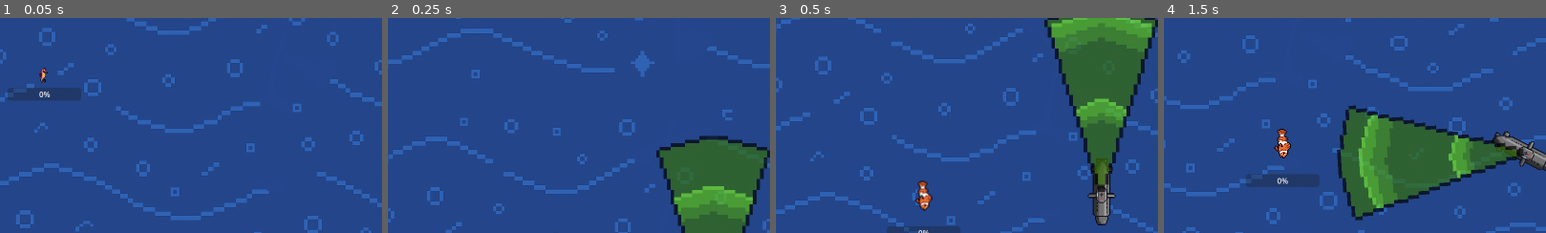
Above: before the commit, frames 1-4 (left to right).
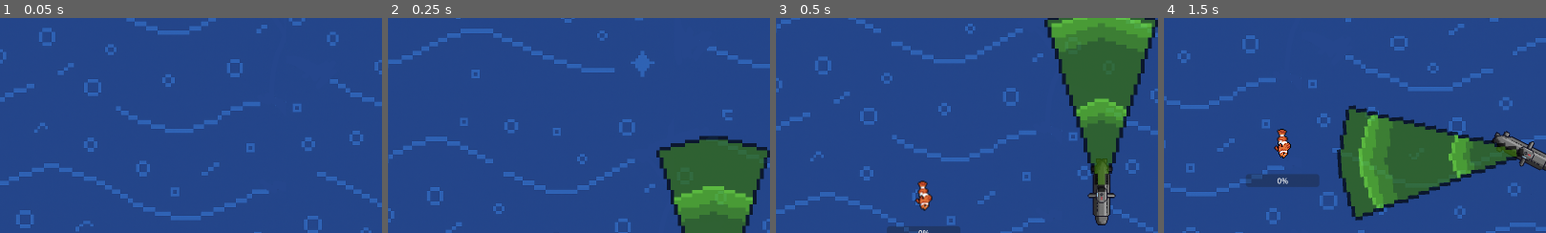
Above: after the commit, the same moments.

Repository: AbuHarambe/Deepsea_Invaders
Game: Godot game, scene res://Scenes/main.tscn
The game is run twice, just before and just after one commit, with the same random seed, the same clock (stepped at 60 frames per second) and the same inputs. This scene is started directly instead of the project's main scene. The engine's default icon, where the game draws it, is replaced by a stand-in: a white triangle on a blue panel in a dark square.
Inputs (mouse positions are % of the whole screen's width and height, from its top left):
- Up to frame 1 (0.05 s): no input
- Up to frame 2 (0.25 s): no input
- Up to frame 3 (0.5 s): no input
- Up to frame 4 (1.5 s): move the mouse to (72, 45) at 0.52 s; hold D (Right) 0.53-1.28 s; click (72, 45) at 0.67 s; move the mouse to (30, 55) at 1.27 s; hold S (Down) from 1.28 s (still down)
The pictures show only the part of the screen within x 7-57%, y 21-71%; the shares and areas given below are measured in that part.

The runs differ from the first frame. In frame 1, 1.2% of the frame differs, in the area x 2-22%, y 23-39%; in frame 2, nothing differs; in frame 3, nothing differs; in frame 4, nothing differs.

Commit message:
Bug Fixes
Alle Fische und Fisch Klassen wie sniper oder assassin müssen CharacterBody2D als Ursprungs Node also ganz oben haben.

Und achte bitte auch die Ordnerstruktur dann ist auch für dich einfacher durch zu klicken

Diff:
--- a/Menus/Scripts/wiki_entry_block.gd
+++ b/Menus/Scripts/wiki_entry_block.gd
@@ -81,7 +81,7 @@
 
 
 func _on_button_pressed() -> void:
-	var popup_scene: PackedScene = load("res://Scenes/wiki_entry_popup.tscn")
+	var popup_scene: PackedScene = load("res://Menus/Scenes/wiki_entry_popup.tscn")
 	var popup: Control = popup_scene.instantiate()
 
 	# Find the wiki menu instance this block belongs to
--- a/Scenes/main.tscn
+++ b/Scenes/main.tscn
@@ -1,10 +1,9 @@
-[gd_scene load_steps=8 format=3 uid="uid://dktdyic4puxgw"]
+[gd_scene load_steps=7 format=3 uid="uid://dktdyic4puxgw"]
 
 [ext_resource type="PackedScene" uid="uid://bg4a3kqnpolqt" path="res://Entities/Player/player.tscn" id="1_jjgbg"]
 [ext_resource type="Script" uid="uid://dc4utg2h24prv" path="res://Scripts/main.gd" id="1_jjvhh"]
 [ext_resource type="PackedScene" uid="uid://c38uipep74dgj" path="res://Scenes/background.tscn" id="2_ynf5e"]
 [ext_resource type="PackedScene" uid="uid://dj1shnag1egsc" path="res://Entities/Bars/health_bar.tscn" id="3_8gbba"]
-[ext_resource type="PackedScene" uid="uid://bvy6ecx334lj6" path="res://Entities/Templates/Enemy_Seahorse.tscn" id="4_6bp64"]
 [ext_resource type="PackedScene" uid="uid://bcato4c1m12r2" path="res://Entities/Bars/generic_progress_bar.tscn" id="6_21xkr"]
 [ext_resource type="PackedScene" uid="uid://cl4pgawjyxh5q" path="res://Entities/Templates/parrot_melee_blubblub.tscn" id="7_hptm8"]
 
@@ -18,8 +17,6 @@
 
 [node name="MeleeEnemy" parent="." instance=ExtResource("7_hptm8")]
 position = Vector2(109, 387)
-
-[node name="EnemySeahorse" parent="." instance=ExtResource("4_6bp64")]
 
 [node name="Player" parent="." groups=["player_group"] instance=ExtResource("1_jjgbg")]
 position = Vector2(587, -176)
--- /dev/null
+++ b/test saves/keinahnung.json
@@ -0,0 +1,41 @@
+{
+  "cosmetics": {
+    "hat": "none"
+  },
+  "enemyCaptureData": [
+    {
+      "captureCount": 0.0,
+      "enemyTypeID": "Clownfisch"
+    },
+    {
+      "captureCount": 0.0,
+      "enemyTypeID": "Kugelfisch"
+    },
+    {
+      "captureCount": 0.0,
+      "enemyTypeID": "Papageifisch"
+    },
+    {
+      "captureCount": 0.0,
+      "enemyTypeID": "Seepferdchen"
+    },
+    {
+      "captureCount": 0.0,
+      "enemyTypeID": "Delfin"
+    }
+  ],
+  "playerHP": 0.0,
+  "playerName": "",
+  "playerXP": 0.0,
+  "upgradeSkillData": {
+    "movementSpeed": {
+      "skillLevel": 1.0
+    },
+    "scanRange": {
+      "skillLevel": 1.0
+    },
+    "scanSpeed": {
+      "skillLevel": 1.0
+    }
+  }
+}
